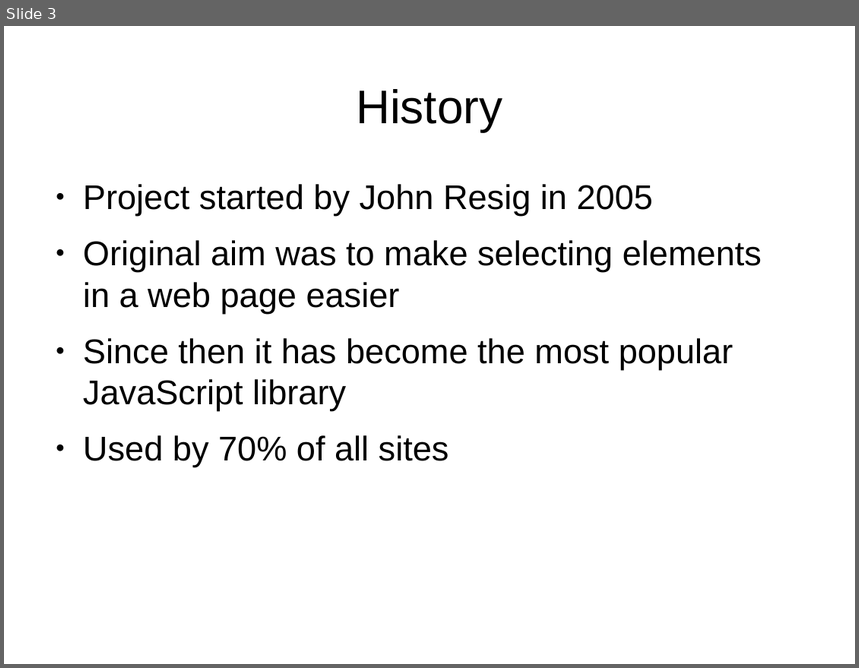
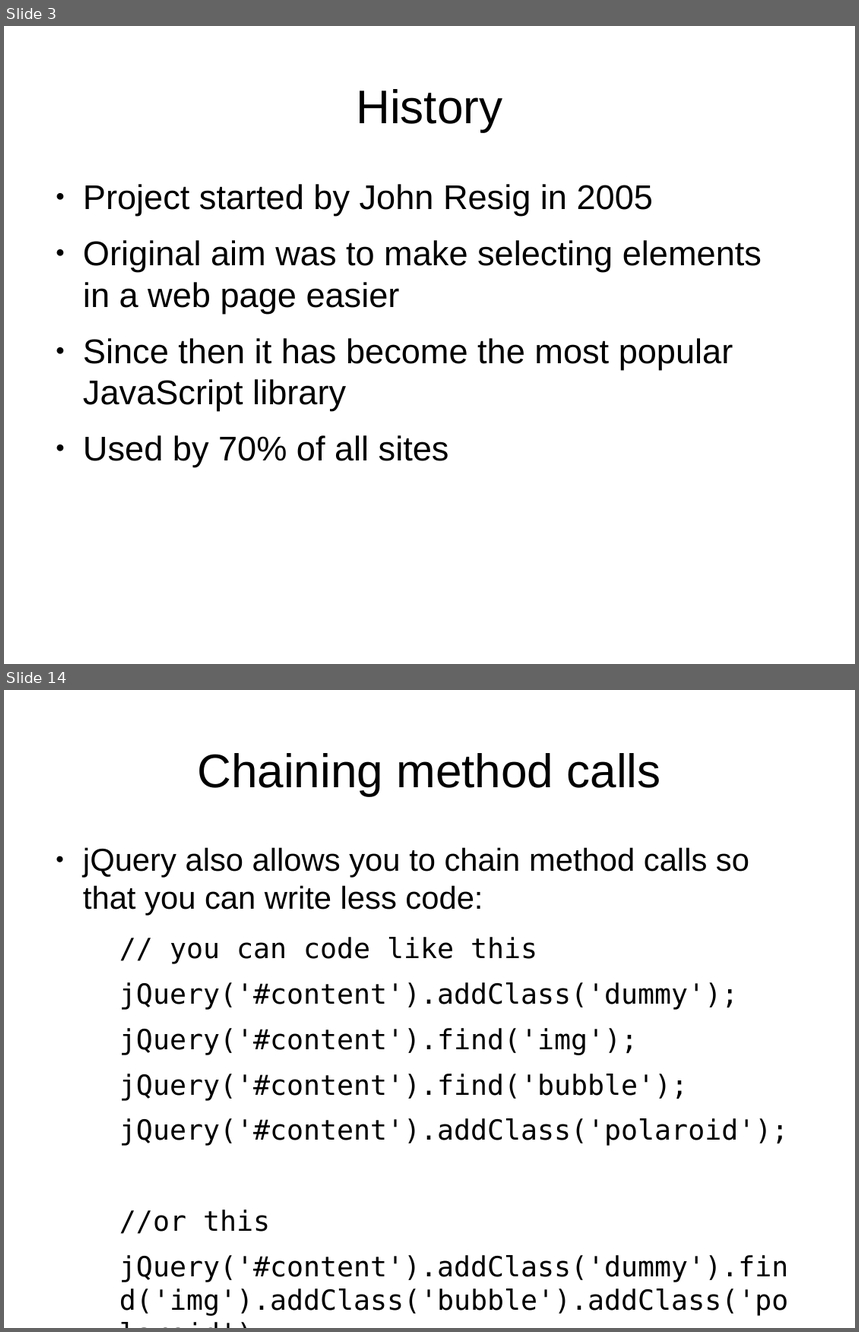
Before and after one commit to tomafc330/presentations, a slide deck: jquery/presentation.odp. Shown one above the other, each under a label of ours: slide 3 before the commit, slides 3 and 14 after it; the slides between them are not shown. The pictures are 859x668 and 859x1332 pixels, drawn with LibreOffice and Linux fonts; fonts in the diff are those of the drawing. Boxes give left, top, right and bottom in pixels: in the first picture for what was removed or moved away, otherwise in the second. Text is boxed around its words. In the diff, an @@ line names an element or a change of style, - is before the commit and + after.

```diff
--- a/jquery/presentation.odp
+++ b/jquery/presentation.odp
@@ slide 14 added at (4,690,855,1328), background #FFFFFF @@
@@ title added at (197,753,661,796), 44 pt, text #000000 @@
+Chaining method calls
@@ text added at (83,847,788,1316), 25.9 pt, text #000000 @@
+● jQuery also allows you to chain method calls so that you can write less code:
+  // you can code like this
+  jQuery('#content').addClass('dummy');
+  jQuery('#content').find('img');
+  jQuery('#content').find('bubble');
+  jQuery('#content').addClass('polaroid');
+  //or this
+  jQuery('#content').addClass('dummy').find('img').addClass('bubble').addClass('polaroid');
```
Also in this commit, not shown: 5 slides changed, 14 other slides added, 10 other files.
